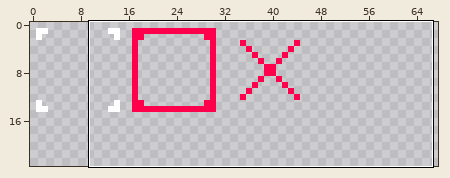
File history of a pixel-art file, NGJ4/Assets/Aseprite/icons.aseprite. Above, an overview of the earlier version with the close-up marked.
Close-up. Before the edit:
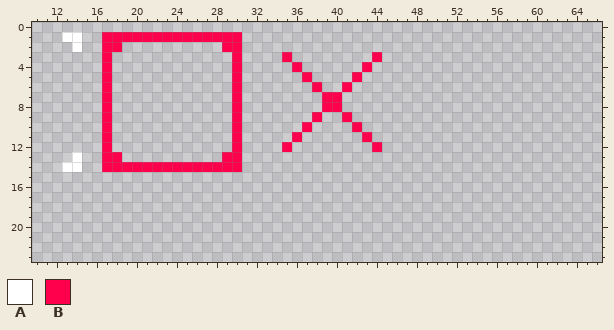
128x128 pixels, 1 frame. Shown: x 10..66, y 0..23. The wide view leaves out empty margins.
Palette (. is transparent): A #ffffff  B #ff004d
The same view after the edit:
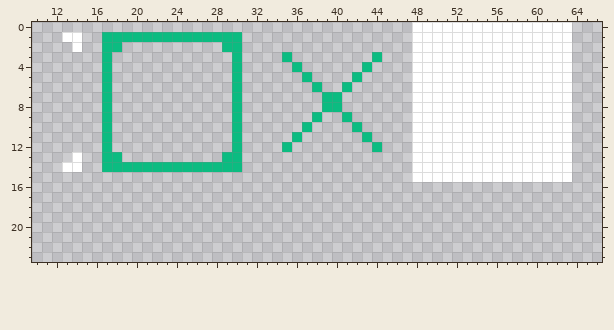
The edit:
Colour B changes from #ff004d to #0bbc81.
The edit adds colour A in rows 0 to 15 at x 48 to 63.
